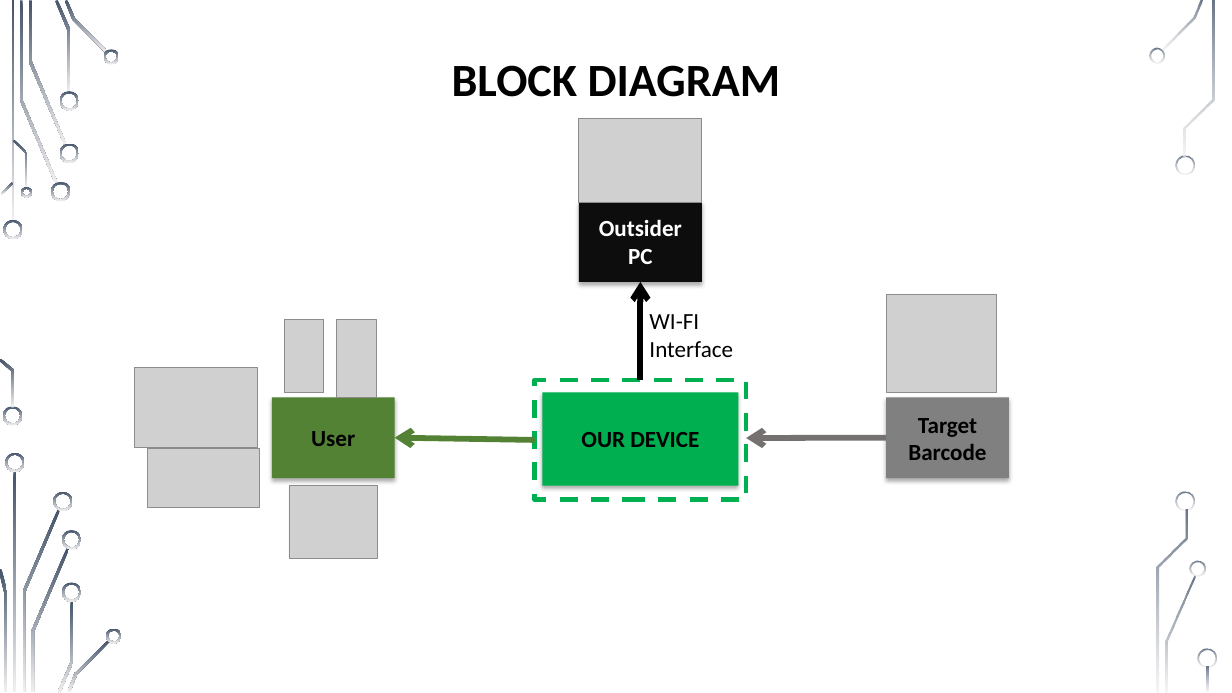
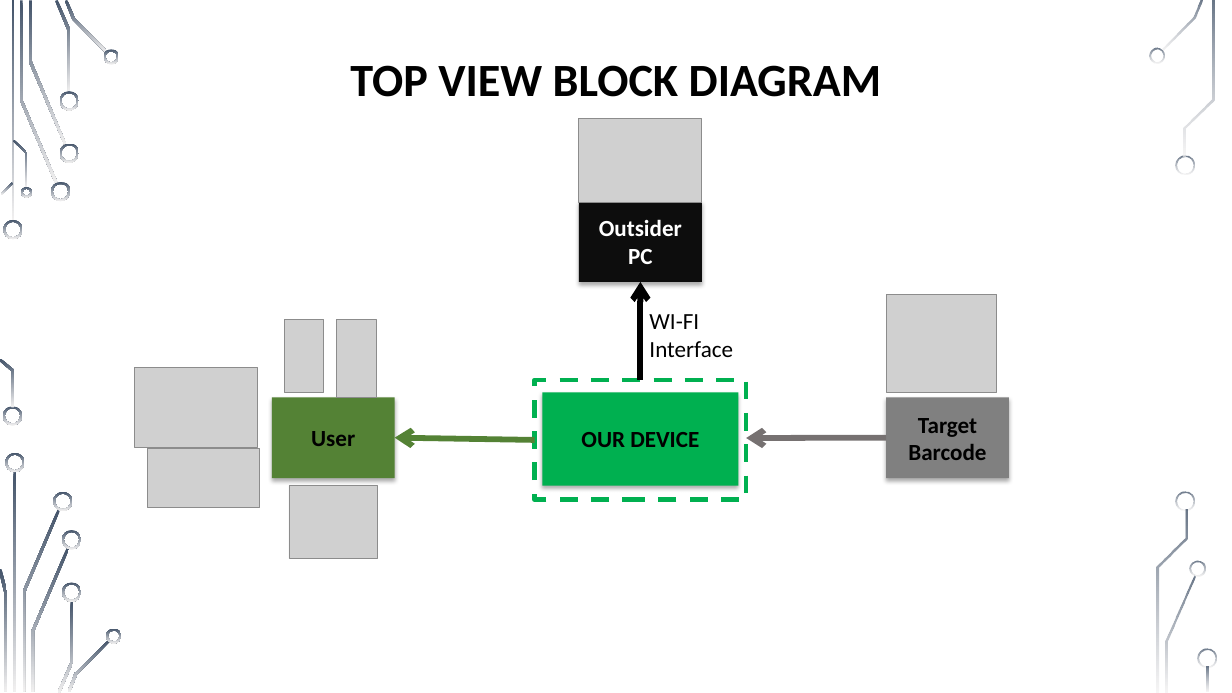
Before and after one commit to muhammad0bi/Technion_044167_E.E._project_A_IOT-Barcode_cheker, a slide deck: slide 5 of Presntations/Midterm presentation IOT Barcode checker 7681.pptx. Drawn at 1232x693 pixels with LibreOffice and Linux fonts; fonts in the diff are those of the drawing; grey boxes stand for pictures; background and template pictures are left out. Boxes give left, top, right and bottom in pixels: in the first picture for what was removed or moved away, otherwise in the second. Text is boxed around its words. In the diff, an @@ line names an element or a change of style, - is before the commit and + after.

Commit message:
Add communication diagram

```diff
--- a/Presntations/Midterm presentation IOT Barcode checker 7681.pptx
+++ b/Presntations/Midterm presentation IOT Barcode checker 7681.pptx
@@ title at <box>350,65,882,97</box>: text changed @@
-BLOCK DIAGRAM
+TOP VIEW BLOCK DIAGRAM
```
Also in this commit, not shown: 1 other slide changed, 1 slide added, 1 slide removed.
